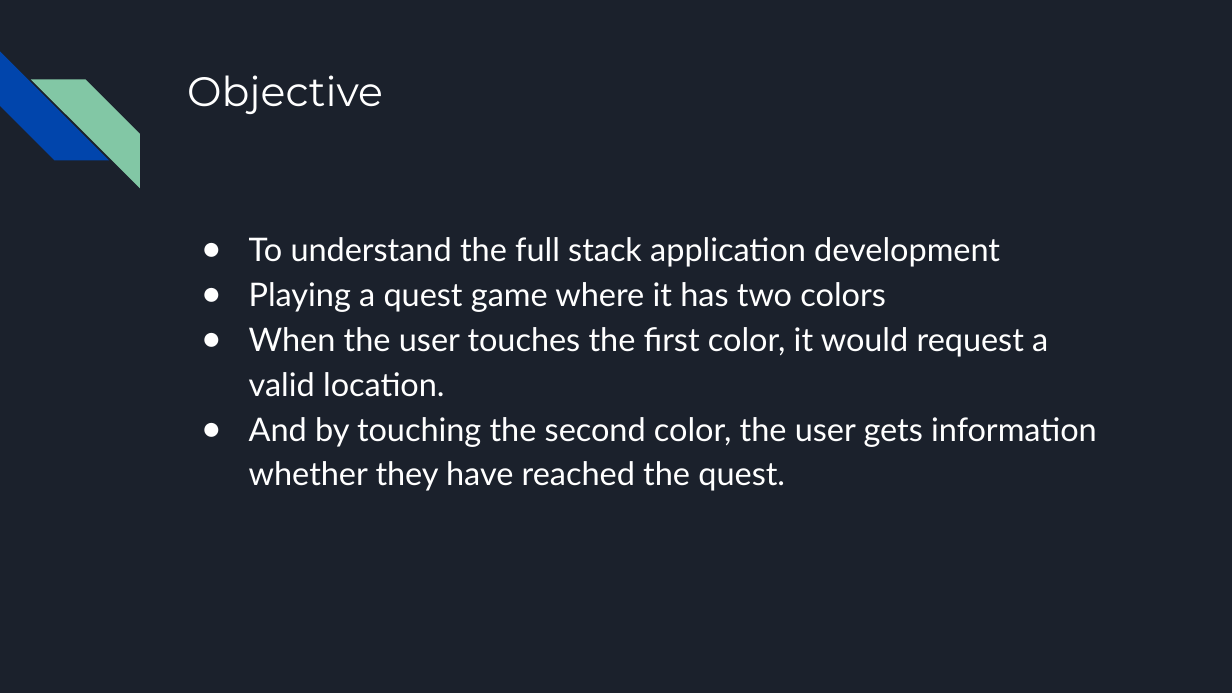
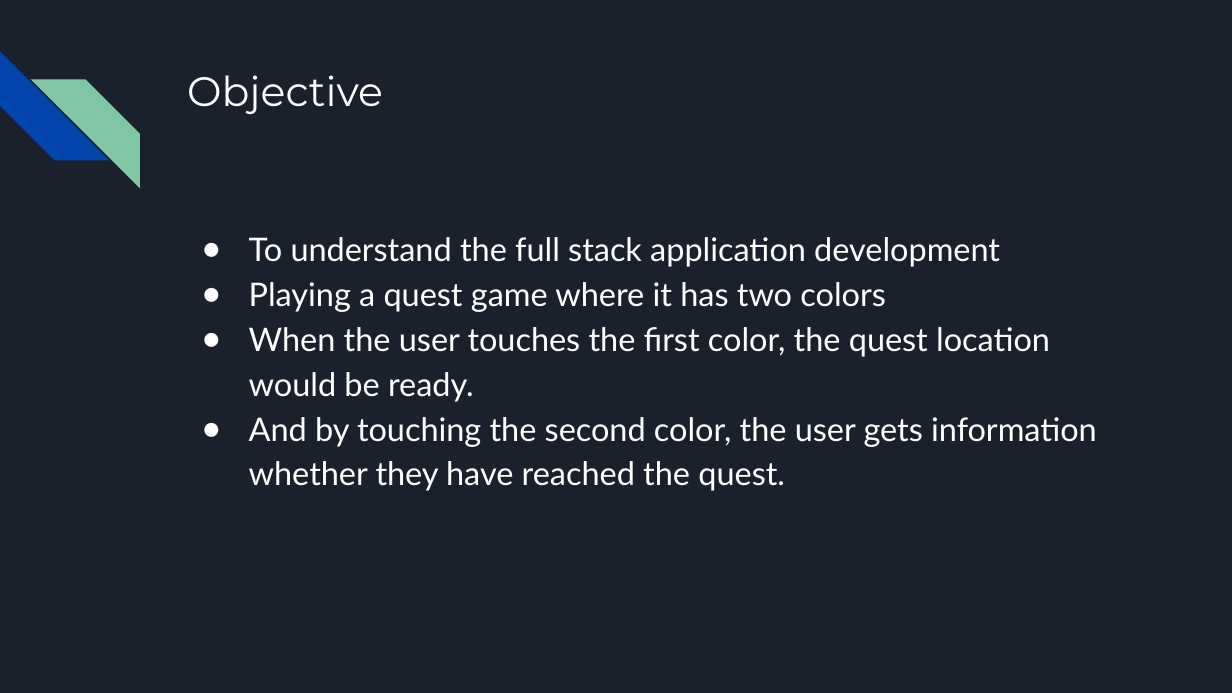
Before and after one commit to Rajshekar2641/fullstack-app, a slide deck: slide 3 of Presentation/Quest Hunt.pptx (slide 2 before the commit). Drawn at 1232x693 pixels with LibreOffice and Linux fonts; fonts in the diff are those of the drawing. Boxes give left, top, right and bottom in pixels: in the first picture for what was removed or moved away, otherwise in the second. Text is boxed around its words. In the diff, an @@ line names an element or a change of style, - is before the commit and + after.

Commit message:
modified presentation

```diff
--- a/Presentation/Quest Hunt.pptx
+++ b/Presentation/Quest Hunt.pptx
@@ text at bbox=[249, 327, 1050, 402]: text changed @@
-● When the user touches the first color, it would request a valid location.
+● When the user touches the first color, the quest location would be ready.
```
